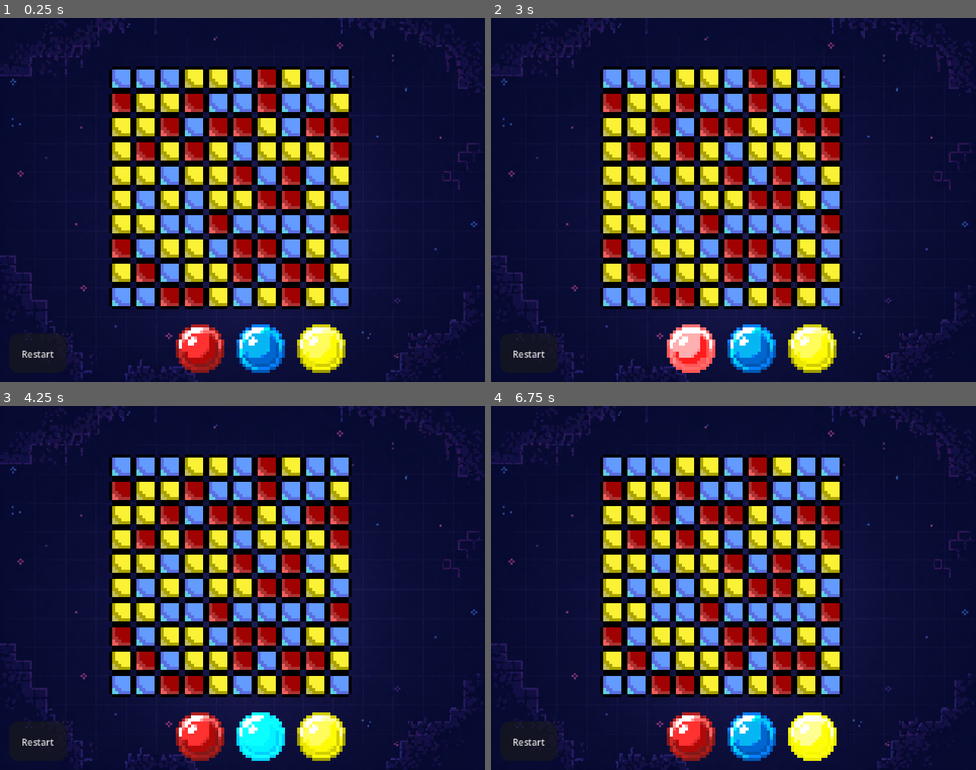
Above: before the commit, frames 1-4 (two rows, left to right).
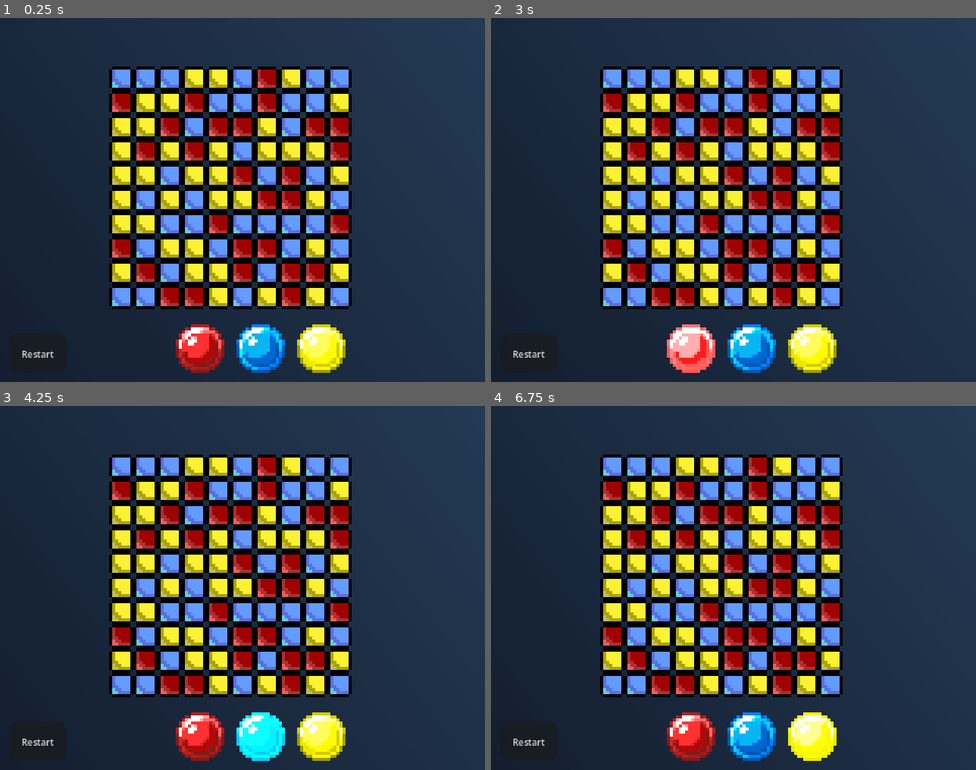
Above: after the commit, the same moments.

Repository: AurelinkZ/color-blocks
Game: Godot game, scene res://Scenes/main_level_scene.tscn
The game is run twice, just before and just after one commit, with the same random seed, the same clock (stepped at 60 frames per second) and the same inputs.
Inputs (mouse positions are in pixels of both pictures, inside the frame that each line leads up to):
- Up to frame 1 (0.25 s): no input
- Up to frame 2 (3 s): click "Restart" at 0.5 s; click "Restart" at 1.25 s; click "Restart" at 2 s; click (689, 349) at 2.77 s
- Up to frame 3 (4.25 s): click (261, 737) at 3.52 s
- Up to frame 4 (6.75 s): click (811, 737) at 4.27 s; click (689, 737) at 5.02 s; click (752, 737) at 5.77 s; click (811, 737) at 6.52 s

The runs differ from the first frame. In frame 1, 49% of the frame differs, in the area x 0-100%, y 0-100%; in frame 2, 49%; in frame 3, 49%; in frame 4, 49%.

Commit message:
Add GameAssets singleton and background image
Add a dark blue background image and its import settings, and replace the old background sprite in main_level_scene.tscn with a new Sprite2D using the imported texture (adjust z_index, position, and scale). Introduce Scripts/game_assets.gd (with UID) and register it as an autoload (GameAssets) in project.godot to centralize asset references; move color selector texture constants into GameAssets and update Scripts/color _selector.gd to use GameAssets.COLOR_SELECTOR_TEXTURES. Also: show/hide an HBoxContainer in Scenes/ui.gd alongside the Restart control, and remove debug print statements from Scripts/grid_manager.gd.

Diff:
--- a/Scenes/main_level_scene.tscn
+++ b/Scenes/main_level_scene.tscn
@@ -5,7 +5,7 @@
 [ext_resource type="Script" uid="uid://b1n0qdw4y4mbe" path="res://Scripts/grid_view.gd" id="2_r4ohu"]
 [ext_resource type="Script" uid="uid://b4pq4nftg13ul" path="res://Scenes/ui.gd" id="4_45vkp"]
 [ext_resource type="Script" uid="uid://b7on4yqbkhskf" path="res://Scripts/color _selector.gd" id="4_acrce"]
-[ext_resource type="Texture2D" uid="uid://2janx31y0mxf" path="res://Assets/background_color_blocks.png" id="5_dk548"]
+[ext_resource type="Texture2D" uid="uid://bb2mc31ucm2v0" path="res://Assets/background_image_dark_blue.jpg" id="6_45vkp"]
 
 [sub_resource type="Theme" id="Theme_acrce"]
 default_font_size = 3
@@ -17,6 +17,7 @@
 script = ExtResource("1_b42cg")
 
 [node name="GridView" type="Node2D" parent="." unique_id=1830719901]
+z_index = 1
 script = ExtResource("2_r4ohu")
 
 [node name="UI" type="CanvasLayer" parent="." unique_id=520056136]
@@ -54,11 +55,12 @@
 wait_time = 0.00999999999999999
 one_shot = true
 
-[node name="BackgroundColorBlocks" type="Sprite2D" parent="." unique_id=317947552]
+[node name="Background" type="Sprite2D" parent="." unique_id=843647324]
 show_behind_parent = true
-position = Vector2(80, 59.999996)
-scale = Vector2(0.11049723, 0.11049723)
-texture = ExtResource("5_dk548")
+z_index = -2
+position = Vector2(79.99997, 60.000027)
+scale = Vector2(0.083333306, 0.11111107)
+texture = ExtResource("6_45vkp")
 
 [connection signal="block_clicked" from="GridView" to="." method="_on_grid_view_block_clicked"]
 [connection signal="fill_grid_animation_finished" from="GridView" to="." method="_on_grid_view_animation_finished"]
--- a/Scenes/ui.gd
+++ b/Scenes/ui.gd
@@ -2,6 +2,8 @@
 
 func game_won():
 	$Control/Restart.hide()
+	$Control/HBoxContainer.hide()
 
 func game_running():
 	$Control/Restart.show()
+	$Control/HBoxContainer.show()
--- a/Scripts/color _selector.gd
+++ b/Scripts/color _selector.gd
@@ -8,12 +8,7 @@
 const TEXTURE_SIZE_WIDTH = 16
 const TEXTURE_SIZE_HEIGHT = 16
 
-const TEXTURES = {
-	Color.BLUE: [preload("res://Assets/ColorSelector/blue_selector.png"), preload("res://Assets/ColorSelector/blue_selector_selected.png")],
-	Color.GREEN: [preload("res://Assets/ColorSelector/green_selector.png"), preload("res://Assets/ColorSelector/green_selector_selected.png")],
-	Color.RED: [preload("res://Assets/ColorSelector/red_selector.png"), preload("res://Assets/ColorSelector/red_selector_selected.png")],
-	Color.YELLOW: [preload("res://Assets/ColorSelector/yellow_selector.png"), preload("res://Assets/ColorSelector/yellow_selector_selected.png")]
-}
+const TEXTURES = GameAssets.COLOR_SELECTOR_TEXTURES
 var button_group: ButtonGroup = ButtonGroup.new()
 
 func build_buttons(pallette: Array):
--- /dev/null
+++ b/Scripts/game_assets.gd
@@ -0,0 +1,8 @@
+extends Node
+
+const COLOR_SELECTOR_TEXTURES = {
+	Color.BLUE: [preload("res://Assets/ColorSelector/blue_selector.png"), preload("res://Assets/ColorSelector/blue_selector_selected.png")],
+	Color.GREEN: [preload("res://Assets/ColorSelector/green_selector.png"), preload("res://Assets/ColorSelector/green_selector_selected.png")],
+	Color.RED: [preload("res://Assets/ColorSelector/red_selector.png"), preload("res://Assets/ColorSelector/red_selector_selected.png")],
+	Color.YELLOW: [preload("res://Assets/ColorSelector/yellow_selector.png"), preload("res://Assets/ColorSelector/yellow_selector_selected.png")]
+}
--- a/Scripts/grid_manager.gd
+++ b/Scripts/grid_manager.gd
@@ -19,7 +19,6 @@
 	width = level.grid_width
 	current_pallette = PALETTES[level.difficulty]
 	target_color = level.win_color
-	print(target_color)
 	for i in range(0, height):
 		for j in range(0, width):
 			grid[Vector2i(j, i)] = pick_random_color()
@@ -67,7 +66,6 @@
 
 func is_won() -> bool:
 	for color in grid.values():
-		print(color, ": ", target_color)
 		if color != target_color:
 			return false
 	return true
--- a/project.godot
+++ b/project.godot
@@ -14,6 +14,10 @@
 run/main_scene="uid://bn27jbj571bpc"
 config/features=PackedStringArray("4.6", "Forward Plus")
 config/icon="res://icon.svg"
+
+[autoload]
+
+GameAssets="*uid://dw1wgl8v01x5m"
 
 [display]
 
Binary file added: Assets/background_image_dark_blue.jpg
Not shown, added: Assets/background_image_dark_blue.jpg.import
Not shown, added: Scripts/game_assets.gd.uid
